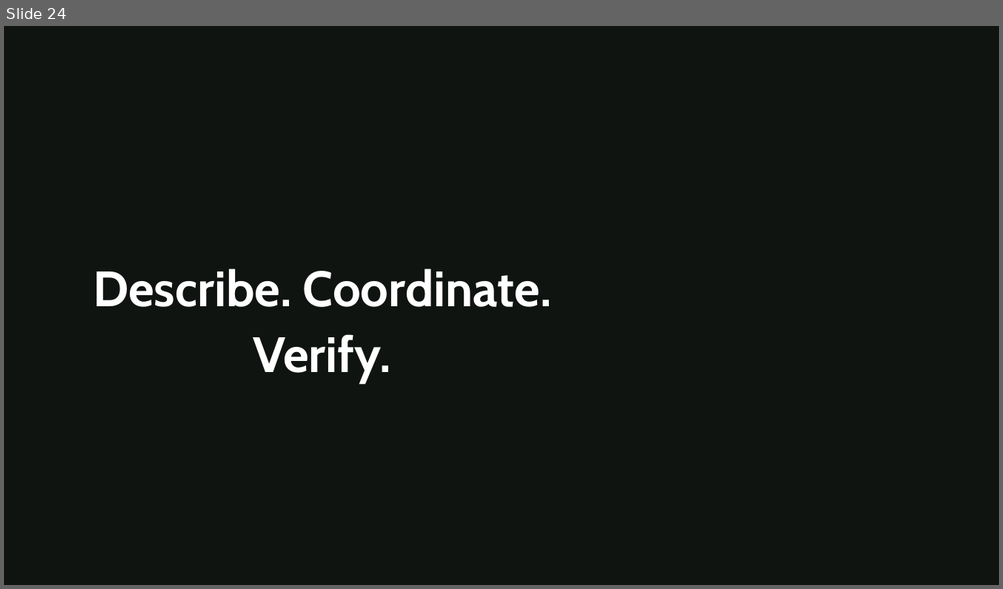
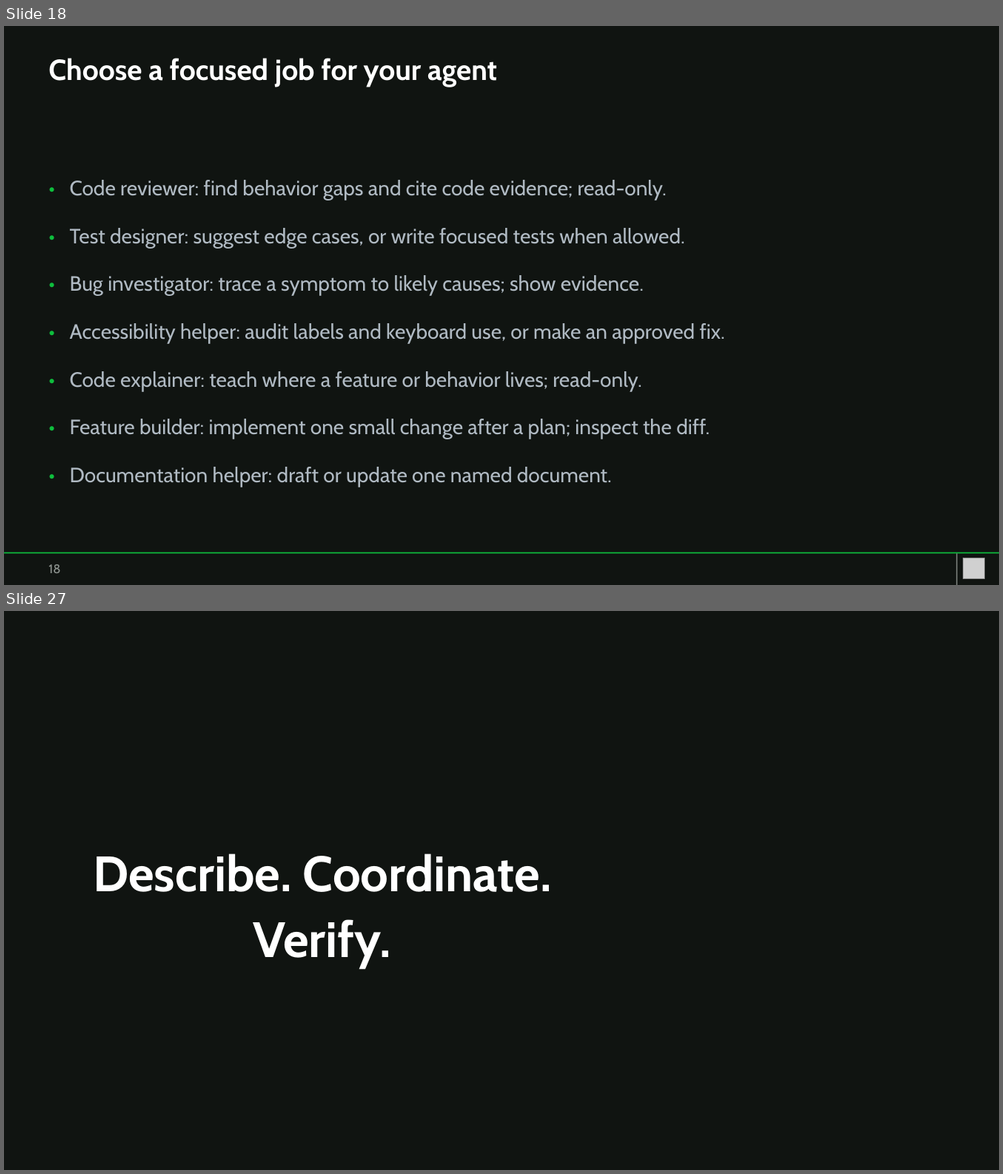
Before and after one commit to YXSSXR-9/copilot-app-for-beginners, a slide deck: workshop/copilot-app-book-app-workshop.pptx. Shown one above the other, each under a label of ours: slide 24 before the commit, slides 18 and 27 after it; the slides between them are not shown. The pictures are 1003x589 and 1003x1174 pixels, drawn with LibreOffice and Linux fonts; fonts in the diff are those of the drawing; grey boxes stand for pictures; background and template pictures are left out; a plain dark background stands for a picture behind light text. Boxes give left, top, right and bottom in pixels: in the first picture for what was removed or moved away, otherwise in the second. Text is boxed around its words. In the diff, an @@ line names an element or a change of style, - is before the commit and + after.

```diff
--- a/workshop/copilot-app-book-app-workshop.pptx
+++ b/workshop/copilot-app-book-app-workshop.pptx
@@ slide 18 added at (4, 26, 999, 585), background #FFFFFF @@
@@ rectangle added at (4, 26, 999, 585), fill #101411 @@
@@ text added at (48, 58, 497, 87), 28 pt, text #FFFFFF, bold @@
+Choose a focused job for your agent
@@ text added at (48, 168, 62, 195), 20 pt, text #0EBE3D @@
+•
@@ text added at (70, 180, 666, 201), 20 pt, text #B0BAC3 @@
+Code reviewer: find behavior gaps and cite code evidence; read-only.
@@ text added at (48, 215, 62, 242), 20 pt, text #0EBE3D @@
+•
@@ text added at (70, 228, 685, 248), 20 pt, text #B0BAC3 @@
+Test designer: suggest edge cases, or write focused tests when allowed.
@@ text added at (48, 264, 62, 290), 20 pt, text #0EBE3D @@
+•
@@ text added at (70, 275, 643, 296), 20 pt, text #B0BAC3 @@
+Bug investigator: trace a symptom to likely causes; show evidence.
@@ text added at (48, 311, 62, 338), 20 pt, text #0EBE3D @@
+•
@@ text added at (70, 323, 725, 344), 20 pt, text #B0BAC3 @@
+Accessibility helper: audit labels and keyboard use, or make an approved fix.
@@ text added at (48, 360, 62, 386), 20 pt, text #0EBE3D @@
+•
@@ text added at (70, 372, 641, 392), 20 pt, text #B0BAC3 @@
+Code explainer: teach where a feature or behavior lives; read-only.
@@ text added at (48, 407, 62, 434), 20 pt, text #0EBE3D @@
+•
@@ text added at (70, 419, 709, 440), 20 pt, text #B0BAC3 @@
+Feature builder: implement one small change after a plan; inspect the diff.
@@ text added at (48, 455, 62, 482), 20 pt, text #0EBE3D @@
+•
@@ text added at (70, 467, 612, 487), 20 pt, text #B0BAC3 @@
+Documentation helper: draft or update one named document.
@@ rectangle added at (4, 553, 999, 554), fill #0EBE3D @@
@@ rectangle added at (956, 554, 957, 585), fill #909692 @@
@@ text added at (48, 565, 60, 574), 12 pt, text #909692 @@
+18
@@ picture added at (963, 559, 984, 580) @@
@@ what was slide 24 is now slide 27 @@
```
Also in this commit, not shown: 20 slides changed, 4 other slides added, 2 slides removed, 48 other files.
